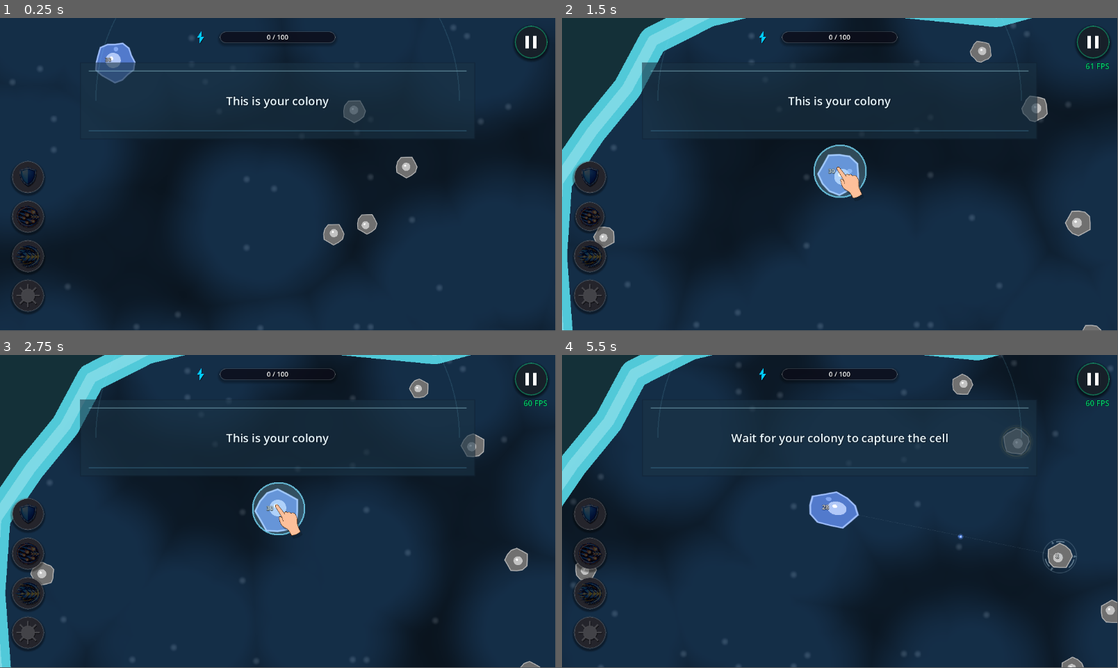
Above: before the commit, frames 1-4 (two rows, left to right).
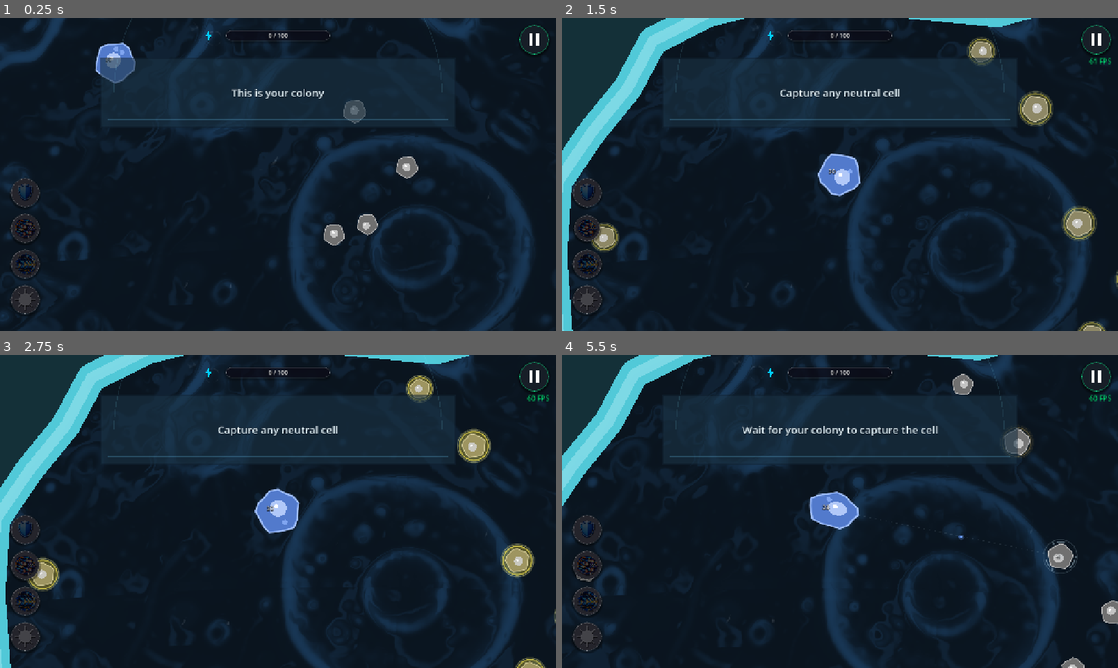
Above: after the commit, the same moments.

Repository: alexey231090/CellColony
Game: Godot game, scene res://scenes/levels/organic_level.tscn
The game is run twice, just before and just after one commit, with the same random seed, the same clock (stepped at 60 frames per second) and the same inputs. This scene is started directly instead of the project's main scene.
Inputs (mouse positions are in pixels of both pictures, inside the frame that each line leads up to):
- Up to frame 1 (0.25 s): no input
- Up to frame 2 (1.5 s): tap Enter at 0.5 s; drag from (589, 177) to (895, 105) at 0.52 s; drag from (589, 215) to (812, 237) at 1.27 s
- Up to frame 3 (2.75 s): move the mouse to (27, 592) at 2.02 s; hold Right (ui_right) from 2.03 s (still down); tap Keypad Enter at 2.1 s; click (27, 592) at 2.17 s
- Up to frame 4 (5.5 s): release Right (ui_right) at 2.75 s; drag from (589, 633) to (673, 464) at 2.77 s; drag from (840, 511) to (867, 511) at 3.52 s; drag from (1079, 561) to (756, 433) at 4.27 s; move the mouse to (1029, 445) at 5.02 s; hold Down (ui_down) from 5.03 s (still down); tap 1 at 5.1 s; click (1029, 445) at 5.17 s
In our replay, the window is 799x449 before the commit and 800x450 after it. These sizes can differ from the game's own. Grey fills any space a smaller window leaves; there, only what the larger window draws over its background counts as a difference.

The runs differ from the first frame. In frame 1, 44% of the frame differs, in the area x 0-100%, y 0-100%; in frame 2, 44%; in frame 3, 46%; in frame 4, 48%.

Commit message:
feat: optimize mobile background shader with water ripples and dynamic chapter arts

Diff:
--- a/project.godot
+++ b/project.godot
@@ -19,10 +19,8 @@
 config/features=PackedStringArray("4.7", "GL Compatibility")
 boot_splash/bg_color=Color(0, 0, 0, 1)
 boot_splash/show_image=false
+boot_splash/stretch_mode=0
 boot_splash/image="res://assets/sprites/LogoYG2.png"
-boot_splash/fullsize=false
-boot_splash/use_filter=true
-boot_splash/minimum_display_time=0
 config/icon="res://assets/sprites/LogoYG2.png"
 
 [autoload]
@@ -32,6 +30,13 @@
 LevelManager="*res://scripts/core/LevelManager.gd"
 LoadingManager="*res://scripts/core/LoadingManager.gd"
 YandexSDK="*uid://do62bxakwgyfx"
+
+[display]
+
+window/size/viewport_width=1280
+window/size/viewport_height=720
+window/stretch/mode="canvas_items"
+window/stretch/aspect="expand"
 
 [dotnet]
 
--- a/scenes/environment/background.gdshader
+++ b/scenes/environment/background.gdshader
@@ -1,65 +1,55 @@
 shader_type canvas_item;
 
+uniform sampler2D noise_texture : repeat_enable, filter_linear;
 uniform vec4 color1 : source_color = vec4(0.02, 0.05, 0.1, 1.0);
 uniform vec4 color2 : source_color = vec4(0.05, 0.15, 0.25, 1.0);
-uniform float speed = 0.5;
-uniform float scale = 3.0;
+uniform float speed : hint_range(0.0, 2.0) = 0.25;
+uniform float scale : hint_range(0.1, 10.0) = 2.0;
 uniform vec2 cam_offset = vec2(0.0, 0.0);
 
-// Функция для генерации случайных чисел
-vec2 random2(vec2 p) {
-	return fract(sin(vec2(dot(p, vec2(127.1, 311.7)), dot(p, vec2(269.5, 183.3)))) * 43758.5453);
-}
+void fragment() {
+	// Базовые координаты с учетом масштаба и параллакса камеры
+	vec2 uv = ((FRAGCOORD.xy + cam_offset) / 1000.0) * (scale * 0.25);
 
-// Биологический 'клеточный' шум
-float cellular_noise(vec2 x) {
-	vec2 n = floor(x);
-	vec2 f = fract(x);
-	float min_dist = 1.0;
+	// Очень медленное, умиротворяющее покачивание жидкости в разные стороны
+	float t = TIME * speed * 0.06;
 
-	for (int j = -1; j <= 1; j++) {
-		for (int i = -1; i <= 1; i++) {
-			vec2 g = vec2(float(i), float(j));
-			vec2 o = random2(n + g);
-			// Анимация движения "клеток"
-			o = 0.5 + 0.5 * sin(TIME * speed + 6.2831 * o);
-			vec2 r = g + o - f;
-			float d = dot(r, r); // Квадрат расстояния
-			if (d < min_dist) {
-				min_dist = d;
-			}
-		}
-	}
-	return min_dist;
-}
+	// Колебания в разные стороны (круговой дрейф вместо одностороннего движения)
+	vec2 sway1 = vec2(sin(t * 0.9), cos(t * 0.7)) * 0.04;
+	vec2 sway2 = vec2(cos(t * 0.6 + 1.5), sin(t * 0.8 + 2.4)) * 0.035;
 
-void fragment() {
-	// Основные координаты с учетом экрана и масштаба (плюс смещение камеры)
-	vec2 uv = ((FRAGCOORD.xy + cam_offset) / 1000.0) * scale;
+	// Мелкая прозрачная водная рябь на поверхности жидкости
+	vec2 wave_uv = uv * 2.5;
+	vec2 water_ripple = vec2(
+		sin(wave_uv.y * 2.5 + t * 4.0) + cos(wave_uv.x * 2.0 - t * 3.0),
+		cos(wave_uv.x * 2.5 + t * 3.5) + sin(wave_uv.y * 2.0 - t * 4.5)
+	) * 0.012;
 
-	// Главный клеточный шум (крупный)
-	float noise_val = cellular_noise(uv);
+	// Слой 1: глубокий мягкий фон микросреды
+	vec4 bg_sample = texture(noise_texture, uv + sway1 + water_ripple);
 
-	// Мелкий шум (завихрения)
-	float detail_noise = cellular_noise(uv * 2.5 - vec2(TIME * 0.2, TIME * -0.1));
+	// Слой 2: прозрачное преломление верхнего слоя воды (доменное искривление)
+	vec2 refraction = (bg_sample.rg - vec2(0.5)) * 0.08;
+	vec4 water_sample = texture(noise_texture, uv * 1.35 + sway2 + refraction + water_ripple * 1.5);
 
-	// Смешивание цветов
-	// Инвертируем шум, чтобы "клетки" выделялись темным, а промежутки светлым
-	float t = 1.0 - smoothstep(0.0, 0.6, noise_val);
-	// Добавляем детали
-	t += (1.0 - detail_noise) * 0.2;
+	// Прозрачная водная игра света / каустика на поверхности
+	float water_depth = bg_sample.r;
+	float water_highlight = abs(water_sample.r - bg_sample.r);
 
-	vec4 final_color = mix(color1, color2, clamp(t, 0.0, 1.0));
+	// Базовое мягкое тонирование цветами уровня
+	float blend = smoothstep(0.1, 0.85, water_depth);
+	vec4 final_color = mix(color1, color2, blend);
 
-	// Микрочастицы (круглые пылинки/органеллы, плавающие в жидкости)
-	vec2 p_uv = uv * 10.0 + vec2(TIME * 0.12);
-	vec2 p_grid = floor(p_uv);
-	vec2 p_rand = random2(p_grid);
-	if (p_rand.x > 0.97) {
-		vec2 p_pos = vec2(0.25) + vec2(0.5) * p_rand;
-		float p_dist = length(fract(p_uv) - p_pos);
-		float p_circle = smoothstep(0.36, 0.04, p_dist);
-		final_color.rgb += vec3(p_circle * 0.12);
+	// Эффект чистой прозрачной воды: мягкие светящиеся переливы и блики ряби
+	float caustics = smoothstep(0.12, 0.4, water_highlight) * 0.28;
+	final_color.rgb += color2.rgb * caustics;
+
+	// Едва заметные взвешенные микрочастицы в толще воды
+	vec2 p_uv = uv * 2.8 + vec2(sin(t * 1.2) * 0.05, cos(t * 1.0) * 0.05);
+	vec4 p_samp = texture(noise_texture, p_uv);
+	if (p_samp.b > 0.85) {
+		float dust = smoothstep(0.85, 0.98, p_samp.b) * 0.12;
+		final_color.rgb += vec3(dust);
 	}
 
 	COLOR = final_color;
--- /dev/null
+++ b/scenes/environment/cellular_noise.tres
@@ -0,0 +1,14 @@
+[gd_resource type="NoiseTexture2D" load_steps=2 format=3]
+
+[sub_resource type="FastNoiseLite" id="FastNoiseLite_1"]
+noise_type = 2
+frequency = 0.015
+cellular_distance_function = 0
+cellular_return_type = 0
+
+[resource]
+width = 512
+height = 512
+seamless = true
+seamless_blend_skirt = 0.25
+noise = SubResource("FastNoiseLite_1")
--- a/scenes/levels/organic_level.gd
+++ b/scenes/levels/organic_level.gd
@@ -120,6 +120,7 @@
 
 	# 1. Генерация органических физических границ уровня
 	playable_polygon_pts = _generate_borders_organic(level_data)
+	_setup_level_background(level_data)
 	var level_rect: Rect2 = _get_polygon_bounds(playable_polygon_pts)
 
 	# 2. Настройка камеры
@@ -607,6 +608,46 @@
 			return CHAPTER_6_PALETTE
 		_:
 			return default_palette
+
+func _setup_level_background(level_data: Dictionary) -> void:
+	if not bg_rect or not bg_rect.material:
+		return
+	var chapter: int = int(level_data.get("chapter", 1))
+	var bg_tex_path: String = "res://assets/background/bg_micro_amoeba.png"
+	var c1: Color = Color(0.04, 0.08, 0.12, 1.0)
+	var c2: Color = Color(0.08, 0.18, 0.28, 1.0)
+
+	match chapter:
+		2:
+			bg_tex_path = "res://assets/background/bg_petri_dish.png"
+			c1 = Color(0.05, 0.10, 0.05, 1.0)
+			c2 = Color(0.12, 0.22, 0.10, 1.0)
+		3:
+			bg_tex_path = "res://assets/background/bg_tissue_cells.png"
+			c1 = Color(0.12, 0.08, 0.03, 1.0)
+			c2 = Color(0.24, 0.15, 0.07, 1.0)
+		4:
+			bg_tex_path = "res://assets/background/bg_micro_amoeba.png"
+			c1 = Color(0.09, 0.05, 0.13, 1.0)
+			c2 = Color(0.18, 0.11, 0.26, 1.0)
+		5:
+			bg_tex_path = "res://assets/background/bg_petri_dish.png"
+			c1 = Color(0.13, 0.05, 0.05, 1.0)
+			c2 = Color(0.25, 0.09, 0.09, 1.0)
+		6:
+			bg_tex_path = "res://assets/background/bg_tissue_cells.png"
+			c1 = Color(0.04, 0.06, 0.13, 1.0)
+			c2 = Color(0.09, 0.14, 0.26, 1.0)
+		_:
+			bg_tex_path = "res://assets/background/bg_micro_amoeba.png"
+			c1 = Color(0.04, 0.08, 0.12, 1.0)
+			c2 = Color(0.08, 0.18, 0.28, 1.0)
+
+	if ResourceLoader.exists(bg_tex_path):
+		var tex = load(bg_tex_path)
+		bg_rect.material.set_shader_parameter("noise_texture", tex)
+	bg_rect.material.set_shader_parameter("color1", c1)
+	bg_rect.material.set_shader_parameter("color2", c2)
 
 func _generate_organic_islands(border_node: StaticBody2D, level_data: Dictionary, center: Vector2, outer_radius: float, wall_color: Color, edge_color: Color, highlight_color: Color, line_width: float, highlight_width: float) -> void:
 	island_collision_polygons.clear()
--- a/scenes/levels/organic_level.tscn
+++ b/scenes/levels/organic_level.tscn
@@ -19,9 +19,11 @@
 [ext_resource type="AudioStream" uid="uid://bi5ifyp2ot54u" path="res://audio/shot_shield.ogg" id="17_shield_1"]
 [ext_resource type="AudioStream" uid="uid://dbb4d6ja71fr7" path="res://audio/shot_shield_1.ogg" id="18_shield_2"]
 [ext_resource type="AudioStream" uid="uid://3svhtt05k5fa" path="res://audio/active_perk.ogg" id="19_active_perk"]
+[ext_resource type="Texture2D" path="res://scenes/environment/cellular_noise.png" id="20_noise"]
 
 [sub_resource type="ShaderMaterial" id="ShaderMaterial_org"]
 shader = ExtResource("5_shader")
+shader_parameter/noise_texture = ExtResource("20_noise")
 shader_parameter/color1 = Color(0.04, 0.08, 0.12, 1)
 shader_parameter/color2 = Color(0.08, 0.18, 0.28, 1)
 shader_parameter/speed = 0.6
--- a/scenes/main.tscn
+++ b/scenes/main.tscn
@@ -21,9 +21,11 @@
 [ext_resource type="AudioStream" uid="uid://bi5ifyp2ot54u" path="res://audio/shot_shield.ogg" id="19_shield_1"]
 [ext_resource type="AudioStream" uid="uid://dbb4d6ja71fr7" path="res://audio/shot_shield_1.ogg" id="20_shield_2"]
 [ext_resource type="AudioStream" uid="uid://3svhtt05k5fa" path="res://audio/active_perk.ogg" id="21_active_perk"]
+[ext_resource type="Texture2D" path="res://scenes/environment/cellular_noise.png" id="22_noise"]
 
 [sub_resource type="ShaderMaterial" id="ShaderMaterial_bg"]
 shader = ExtResource("9_bg_shader")
+shader_parameter/noise_texture = ExtResource("22_noise")
 shader_parameter/color1 = Color(0.02, 0.05, 0.1, 1)
 shader_parameter/color2 = Color(0.05, 0.15, 0.25, 1)
 shader_parameter/speed = 0.5
Binary file added: assets/background/bg_micro_amoeba.png
Not shown, added: assets/background/bg_micro_amoeba.png.import
Binary file added: assets/background/bg_petri_dish.png
Not shown, added: assets/background/bg_petri_dish.png.import
Binary file added: assets/background/bg_tissue_cells.png
Not shown, added: assets/background/bg_tissue_cells.png.import
Binary file added: scenes/environment/cellular_noise.png
Not shown, added: scenes/environment/cellular_noise.png.import
Not shown, changed: REFERENCE.md
